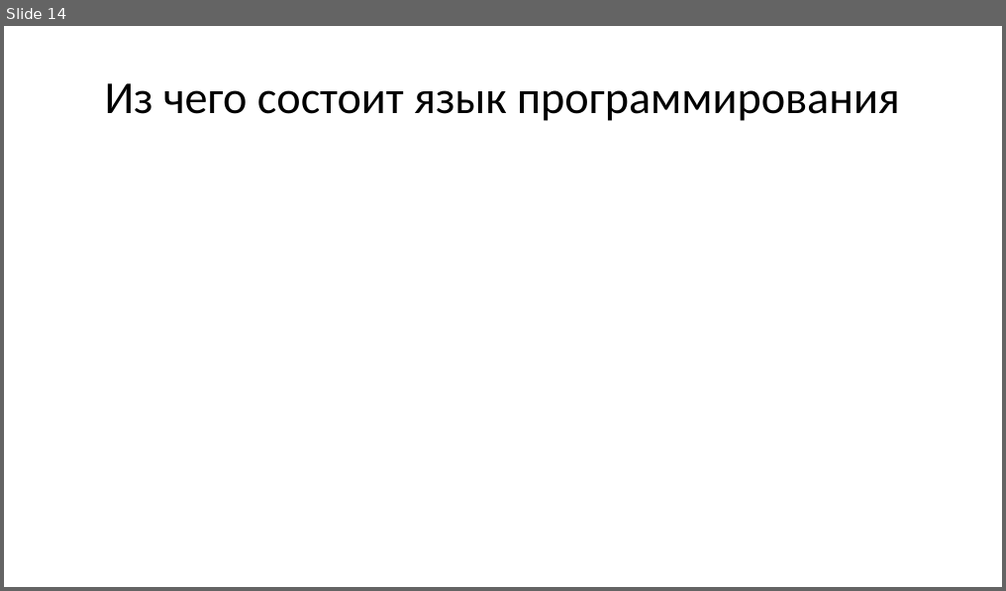
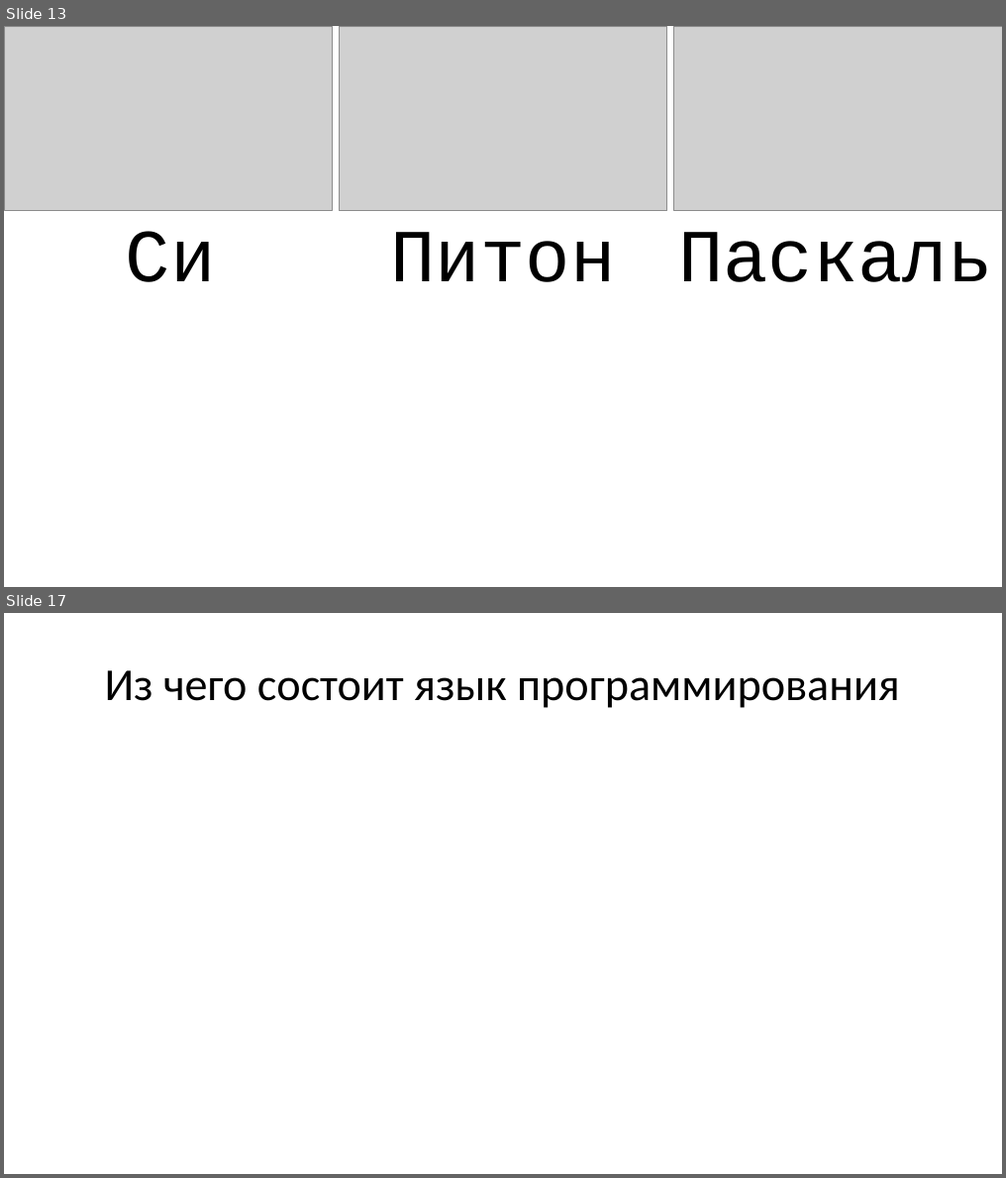
Before and after one commit to Evgueni-Petrov-aka-espetrov/Algorithms-and-Programming-in-C-pptx, a slide deck: 02.75 Лексика и концепции языка Си.pptx. Shown one above the other, each under a label of ours: slide 14 before the commit, slides 13 and 17 after it; the slides between them are not shown. The pictures are 1006x591 and 1006x1178 pixels, drawn with LibreOffice and Linux fonts; fonts in the diff are those of the drawing; grey boxes stand for pictures. Boxes give left, top, right and bottom in pixels: in the first picture for what was removed or moved away, otherwise in the second. Text is boxed around its words. In the diff, an @@ line names an element or a change of style, - is before the commit and + after.

Commit message:
добавил неск мини примеров для сравнения си, питона и паскаля

```diff
--- a/02.75 Лексика и концепции языка Си.pptx
+++ b/02.75 Лексика и концепции языка Си.pptx
@@ slide 13 added at [4, 26, 1002, 587], background #FFFFFF @@
@@ picture added at [4, 26, 333, 211] @@
@@ picture added at [339, 26, 667, 211] @@
@@ picture added at [674, 26, 1002, 211] @@
@@ table added at [4, 215, 1001, 313], 1 rows, 3 columns @@
+Си | Питон | Паскаль
@@ what was slide 14 is now slide 17 @@
```
Also in this commit, not shown: 2 other slides added.
